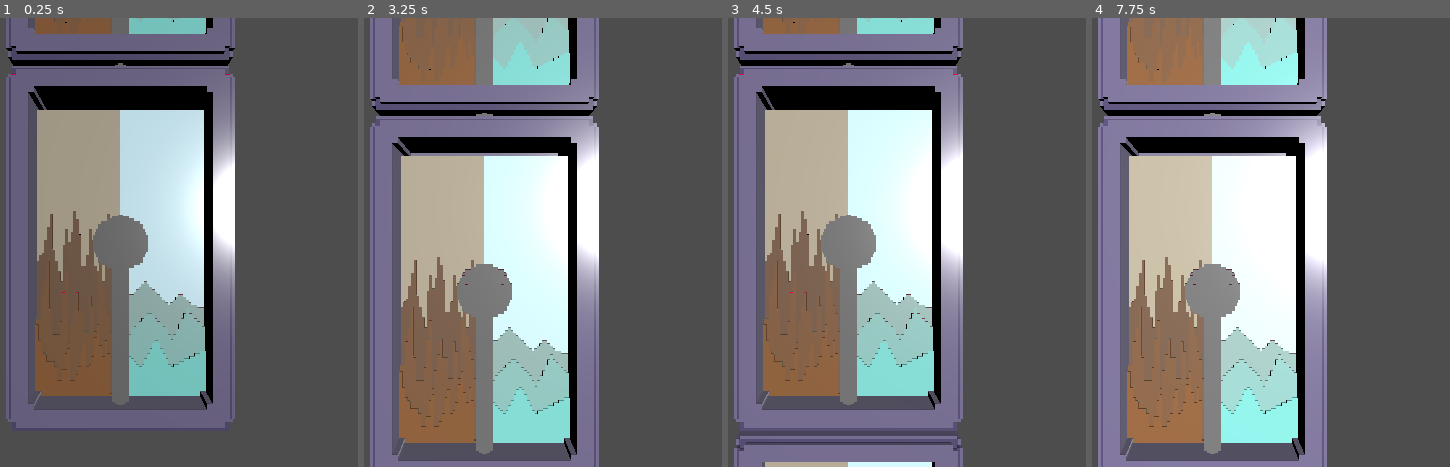
Above: before the commit, frames 1-4 (left to right).
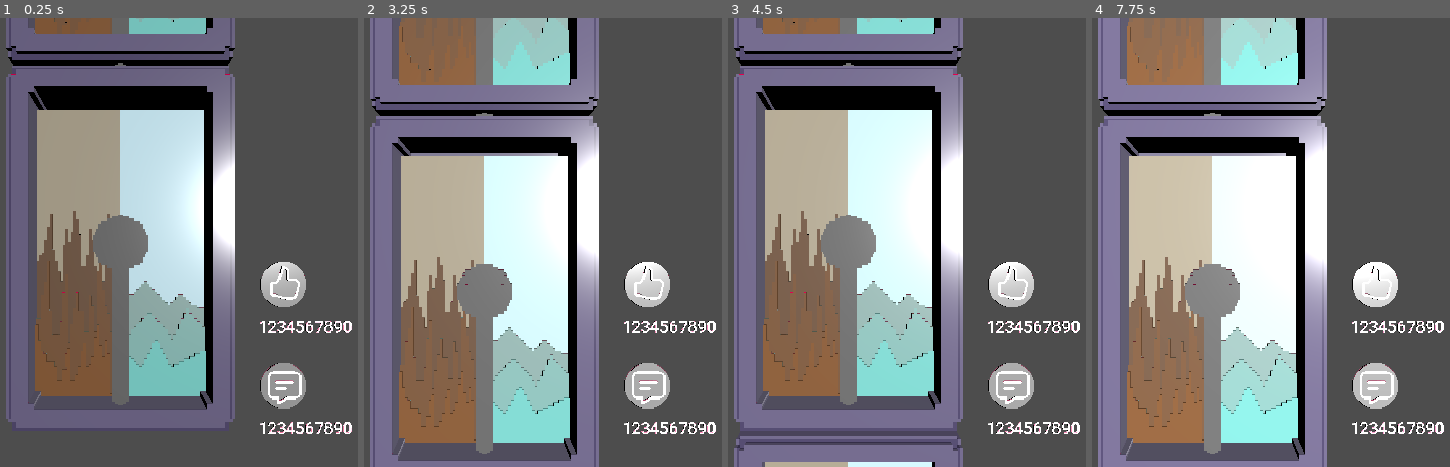
Above: after the commit, the same moments.

Repository: tudormacovei/totem_game_jam_2026
Game: Godot game, scene res://scenes/main_scene.tscn
Two runs of this game, one before a commit and one after it. Both use one fixed random seed, a clock stepped at 60 frames per second and the inputs below.
Inputs (mouse positions are in pixels of both pictures, inside the frame that each line leads up to):
- Up to frame 1 (0.25 s): no input
- Up to frame 2 (3.25 s): tap Enter at 0.5, 2 s; move the mouse to (661, 220) at 0.52 s; click (661, 220) at 0.67 s; tap Space at 1.25, 2.75 s; move the mouse to (outside the picture) at 1.27 s; click (outside the picture) at 1.42 s; move the mouse to (564, 143) at 2.02 s; click (564, 143) at 2.17 s; move the mouse to (446, 332) at 2.77 s; click (446, 332) at 2.92 s
- Up to frame 3 (4.5 s): move the mouse to (outside the picture) at 3.52 s; click (outside the picture) at 3.67 s; move the mouse to (outside the picture) at 4.27 s; click (outside the picture) at 4.42 s
- Up to frame 4 (7.75 s): tap Enter at 5 s; move the mouse to (1253, 242) at 5.02 s; click (1253, 242) at 5.17 s; tap Space at 5.75 s; move the mouse to (1092, 130) at 5.77 s; click (1092, 130) at 5.92 s; move the mouse to (1389, 220) at 6.52 s; click (1389, 220) at 6.67 s; move the mouse to (outside the picture) at 7.27 s; click (outside the picture) at 7.42 s

The runs differ from the first frame. In frame 1, 2.7% of the frame differs, in the area x 72-99%, y 54-93%; in frame 2, 2.7%; in frame 3, 2.7%; in frame 4, 2.7%.

Commit message:
Add rendering of 3d text onto UI

Diff:
--- a/new-game-project/scenes/main_scene.tscn
+++ b/new-game-project/scenes/main_scene.tscn
@@ -1,7 +1,10 @@
 [gd_scene format=3 uid="uid://c11g3uqlmsc0q"]
 
+[ext_resource type="PackedScene" uid="uid://dimv7wujmv5sq" path="res://meshes/3d_ui/like_button.glb" id="1_pu3yx"]
 [ext_resource type="PackedScene" uid="uid://pbk0dioww4la" path="res://scenes/lever_score.tscn" id="1_w2twt"]
 [ext_resource type="Script" uid="uid://bppbhrue8prjt" path="res://scripts/autoscroll_movement.gd" id="2_pw63i"]
+[ext_resource type="PackedScene" uid="uid://dc3plkxdj7tkg" path="res://scenes/numeric_3d.tscn" id="3_7ykc4"]
+[ext_resource type="PackedScene" uid="uid://cked633nor4ua" path="res://meshes/3d_ui/comments_button.glb" id="5_gubc5"]
 
 [sub_resource type="Curve" id="Curve_pw63i"]
 _data = [Vector2(0.012170382, 0), 0.0, 0.11891303, 0, 0, Vector2(0.51926976, 0.77171034), 1.3581973, 1.3581973, 0, 0, Vector2(1, 1), 0.025274547, 0.0, 0, 0]
@@ -20,3 +23,18 @@
 
 [node name="DirectionalLight3D" type="DirectionalLight3D" parent="." unique_id=469028228]
 transform = Transform3D(0.8660254, 0.12940952, 0.482963, -0.48296297, 0.46650636, 0.74102545, -0.12940955, -0.875, 0.46650636, 3.7452376, 0, 0.7221513)
+
+[node name="3D_UI" type="Node3D" parent="." unique_id=287475942]
+transform = Transform3D(0.4, 0, 0, 0, 0.4, 0, 0, 0, 0.4, 3.5692897, 4.0451965, 0)
+
+[node name="like_button" parent="3D_UI" unique_id=1790393920 instance=ExtResource("1_pu3yx")]
+transform = Transform3D(1, 0, 0, 0, 1, 0, 0, 0, 1, 6.6, 2.108, 0)
+
+[node name="like_counter" parent="3D_UI" unique_id=1621794167 instance=ExtResource("3_7ykc4")]
+transform = Transform3D(1, 0, 0, 0, 1, 0, 0, 0, 1, 4.6, -2.233, 0)
+
+[node name="comments_button" parent="3D_UI" unique_id=227107387 instance=ExtResource("5_gubc5")]
+transform = Transform3D(1, 0, 0, 0, 1, 0, 0, 0, 1, 6.6, -7.333, 0)
+
+[node name="comment_counter" parent="3D_UI" unique_id=1874110507 instance=ExtResource("3_7ykc4")]
+transform = Transform3D(1, 0, 0, 0, 1, 0, 0, 0, 1, 4.6000004, -11.916581, 0)
--- /dev/null
+++ b/new-game-project/scenes/numeric_3d.tscn
@@ -0,0 +1,17 @@
+[gd_scene format=3 uid="uid://dc3plkxdj7tkg"]
+
+[ext_resource type="Script" uid="uid://d487vs5jgsfu" path="res://scripts/numeric_3d.gd" id="1_n8vd7"]
+[ext_resource type="PackedScene" uid="uid://wg08d2egmv4t" path="res://meshes/3d_ui/0.glb" id="2_8klq1"]
+[ext_resource type="PackedScene" uid="uid://cm0fakr5octbf" path="res://meshes/3d_ui/1.glb" id="3_1lsjk"]
+[ext_resource type="PackedScene" uid="uid://dab3u5xhnn7a0" path="res://meshes/3d_ui/2.glb" id="4_j3r53"]
+[ext_resource type="PackedScene" uid="uid://2um7snmx4drk" path="res://meshes/3d_ui/3.glb" id="5_gh48m"]
+[ext_resource type="PackedScene" uid="uid://mxwhv6r4i72" path="res://meshes/3d_ui/4.glb" id="6_f5jgp"]
+[ext_resource type="PackedScene" uid="uid://b7dmswcw2rdmj" path="res://meshes/3d_ui/5.glb" id="7_a4cvr"]
+[ext_resource type="PackedScene" uid="uid://dcjweuci3ubkf" path="res://meshes/3d_ui/6.glb" id="8_q6qjq"]
+[ext_resource type="PackedScene" uid="uid://dbt2gdfaocvmd" path="res://meshes/3d_ui/7.glb" id="9_40odr"]
+[ext_resource type="PackedScene" uid="uid://bkmpto5mnpo6u" path="res://meshes/3d_ui/8.glb" id="10_5tv8n"]
+[ext_resource type="PackedScene" uid="uid://svy03oke1ax8" path="res://meshes/3d_ui/9.glb" id="11_5ih22"]
+
+[node name="Numeric3d" type="Node3D" unique_id=1621794167]
+script = ExtResource("1_n8vd7")
+number_scenes = Array[PackedScene]([ExtResource("2_8klq1"), ExtResource("3_1lsjk"), ExtResource("4_j3r53"), ExtResource("5_gh48m"), ExtResource("6_f5jgp"), ExtResource("7_a4cvr"), ExtResource("8_q6qjq"), ExtResource("9_40odr"), ExtResource("10_5tv8n"), ExtResource("11_5ih22")])
--- /dev/null
+++ b/new-game-project/scripts/numeric_3d.gd
@@ -0,0 +1,36 @@
+class_name numeric_3d extends Node3D
+
+@export var number_scenes: Array[PackedScene]
+
+# Called when the node enters the scene tree for the first time.
+func _ready() -> void:
+	test_numbers()
+
+# Called every frame. 'delta' is the elapsed time since the previous frame.
+func _process(delta: float) -> void:
+	pass
+
+
+func test_numbers() -> void:
+	show_number(1234567890)
+
+# place meshes along the X axis
+func show_number(num: int) -> void:
+	# delete any children, if they exist
+	for child in get_children():
+		child.free()
+
+	var num_str = str(num)
+	var pos := Vector3(0, 0, 0)
+
+	for c in num_str:
+		print(c)
+		if int(c) not in range(10):
+			continue
+		print("Spawning obj!")
+		var num_obj = number_scenes[int(c)].instantiate() as Node3D
+		add_child(num_obj)
+		num_obj.position = pos
+		var scale_factor = 0.6
+		num_obj.scale = Vector3(scale_factor, scale_factor, scale_factor)
+		pos.x += 1.5 * scale_factor
Not shown, added: new-game-project/scripts/numeric_3d.gd.uid
